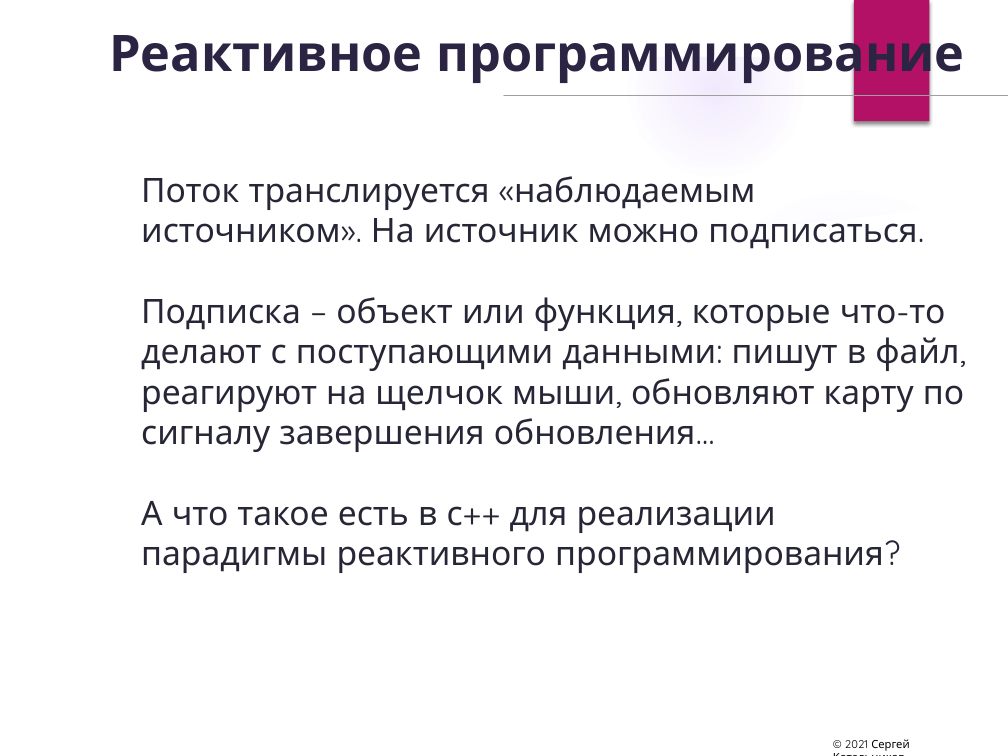
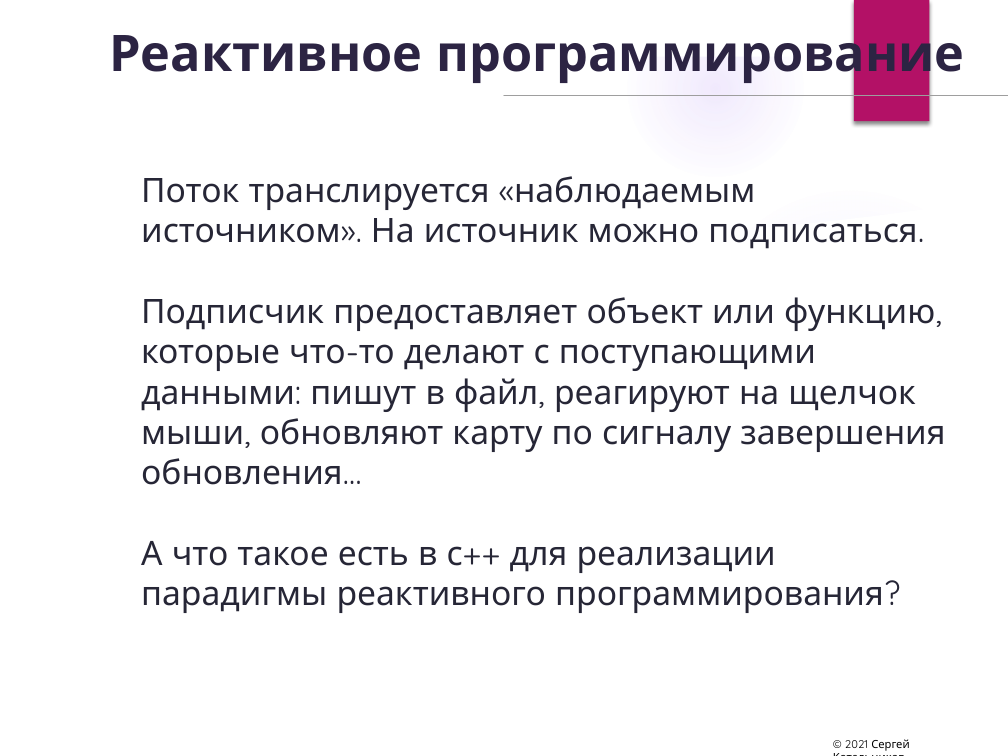
Before and after one commit to sergrt/tirx-example, a slide deck: slide 40 of rx_presentation.pptx. Drawn at 1008x756 pixels with LibreOffice and Linux fonts; fonts in the diff are those of the drawing; background and template pictures are left out. Boxes give left, top, right and bottom in pixels: in the first picture for what was removed or moved away, otherwise in the second. Text is boxed around its words. In the diff, an @@ line names an element or a change of style, - is before the commit and + after.

```diff
--- a/rx_presentation.pptx
+++ b/rx_presentation.pptx
@@ text at bbox=[141, 297, 945, 485]: text changed @@
-Подписка – объект или функция, которые что-то делают с поступающими данными: пишут в файл, реагируют на щелчок мыши, обновляют карту по сигналу завершения обновления…
+Подписчик предоставляет объект или функцию, которые что-то делают с поступающими данными: пишут в файл, реагируют на щелчок мыши, обновляют карту по сигналу завершения обновления…
```
Also in this commit, not shown: 11 other slides changed, 4 slides added, 4 other files.
